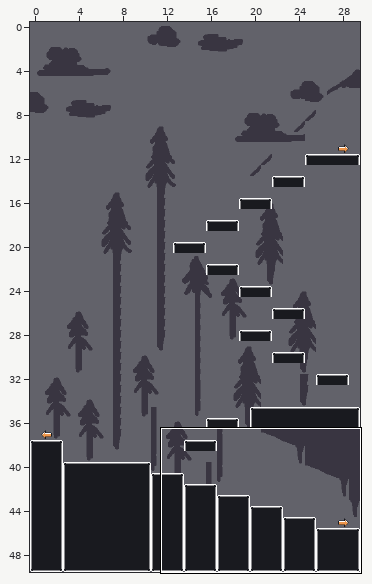
Two versions of a level (Tiled map, assets/forest.tmx). The picture above shows the old version from afar; the outline marks the close-up.
Close-up. The starting point:
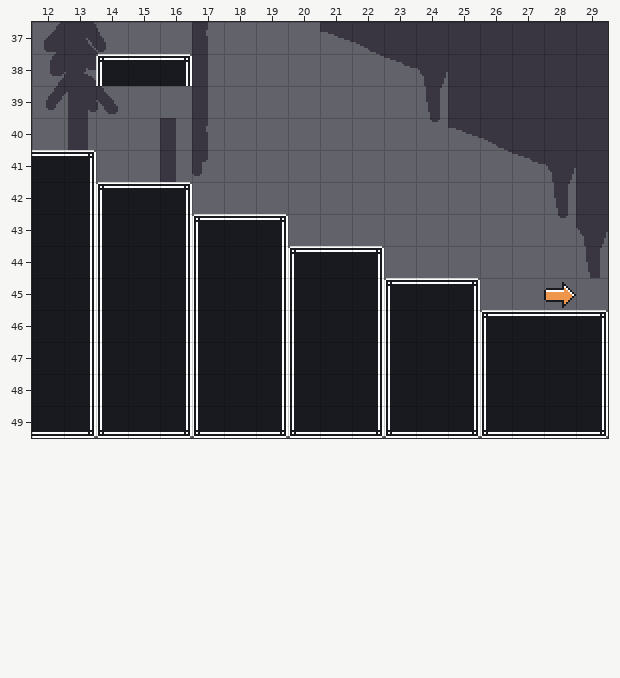
Cells are 16x16 px. Shown: x 12..29, y 37..49. The commit also changed other parts of the map, which this record leaves out.
And afterwards:
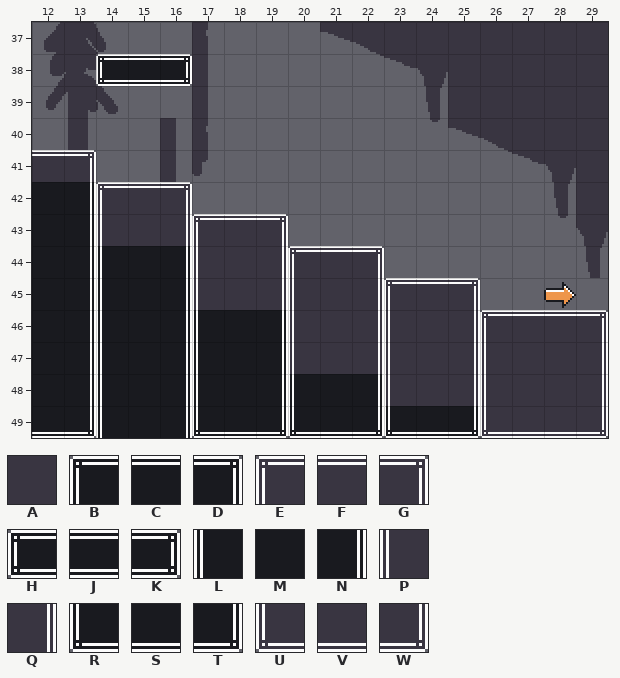
Key: from "background": A 89; from "spritesheet": B 192, C 193, D 194, E 195, F 196, G 197, H 202, J 203, K 204, L 224, M 225, N 226, P 227, Q 229, R 256, S 257, T 258, U 259, V 260, W 261.
_ is an empty cell.
The edit:
{"where": "layer \"Tile Layer 1\""}
{"y":38,"x":14,"old":"BCD","new":"HJK"}
{"y":41,"x":12,"old":"CD","new":"FG"}
{"y":42,"x":14,"old":"BCD","new":"EFG"}
{"y":43,"x":14,"old":"LMNBCD","new":"PAQEFG"}
{"y":44,"x":17,"old":"LMNBCD","new":"PAQEFG"}
{"y":45,"x":17,"old":"LMNLMNBCD","new":"PAQPAQEFG"}
{"y":46,"x":20,"old":"LMNLMNBCCD","new":"PAQPAQEFFG"}
{"y":47,"x":20,"old":"LMNLMNLMMN","new":"PAQPAQPAAQ"}
{"y":48,"x":23,"old":"LMNLMMN","new":"PAQPAAQ"}
{"y":49,"x":14,"old":"RST","new":"LMN"}
{"y":49,"x":26,"old":"RSST","new":"UVVW"}
{"label":"changed","picture_box":[96,78,192,86]}
{"label":"changed","picture_box":[32,152,606,438]}
